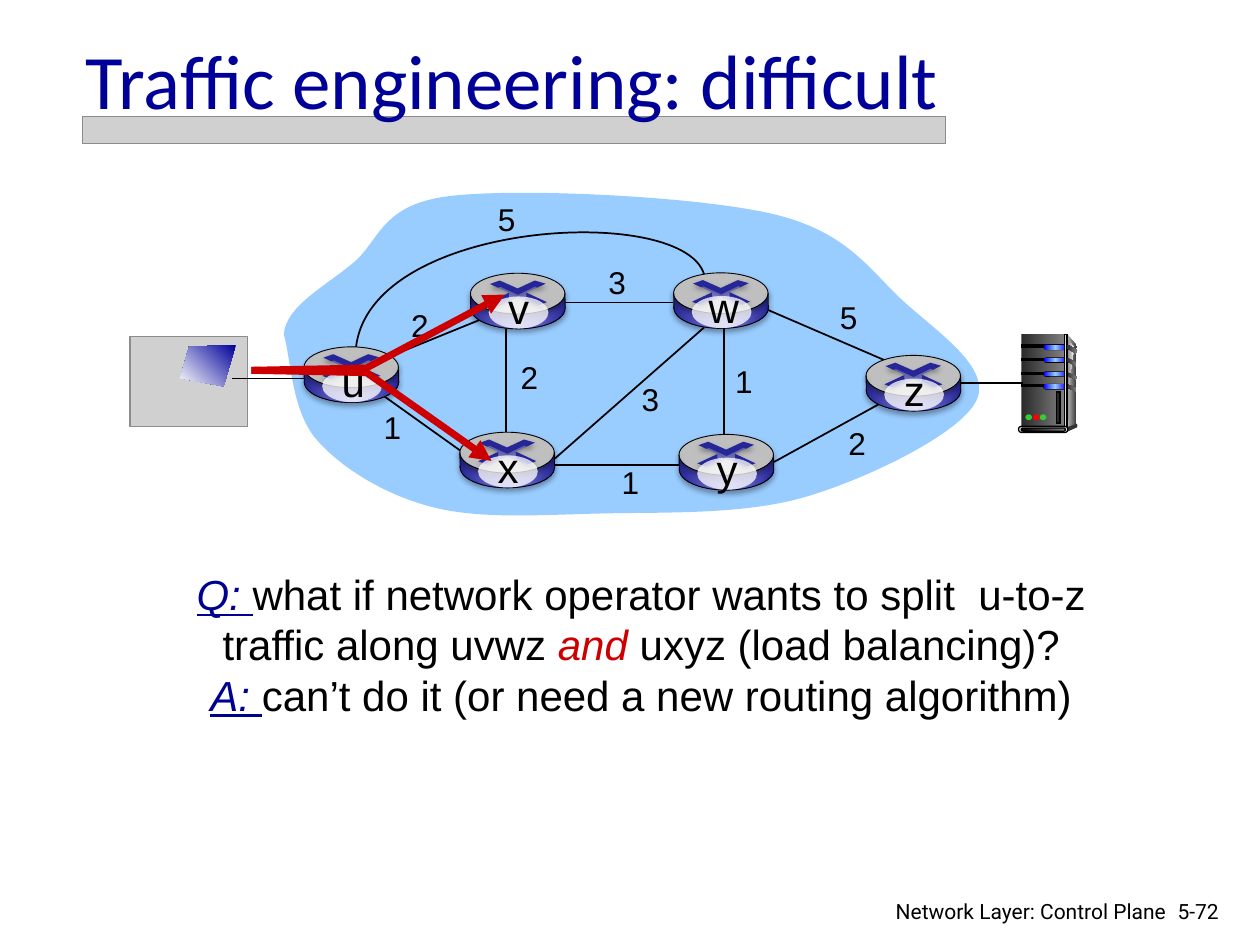
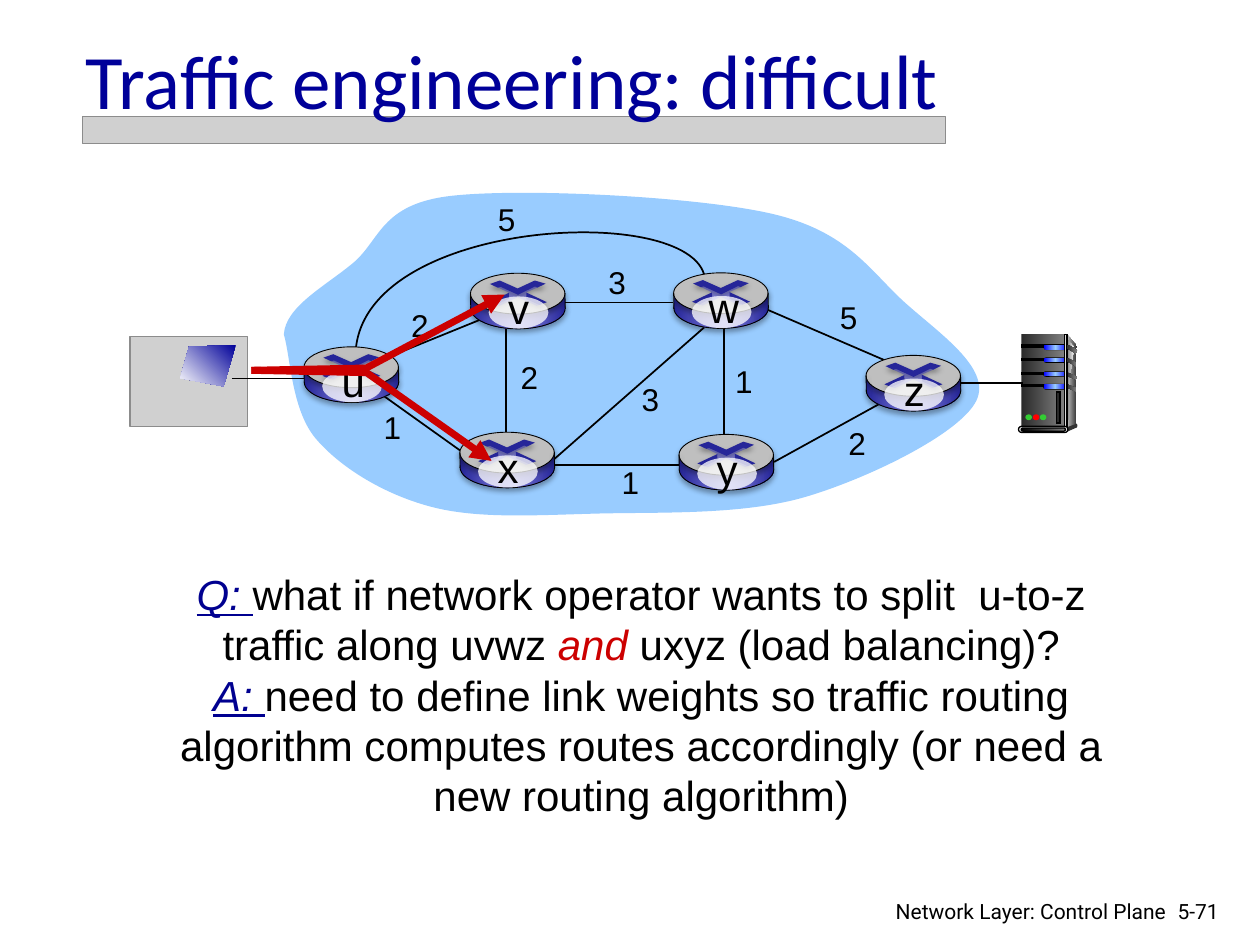
Before and after one commit to zhaoymbuffalo/CSE489-589, a slide deck: slide 71 of Ch5-summer-19.pptx (slide 72 before the commit). Drawn at 1260x945 pixels with LibreOffice and Linux fonts; fonts in the diff are those of the drawing; grey boxes stand for pictures. Boxes give left, top, right and bottom in pixels: in the first picture for what was removed or moved away, otherwise in the second. Text is boxed around its words. In the diff, an @@ line names an element or a change of style, - is before the commit and + after.

```diff
--- a/Ch5-summer-19.pptx
+++ b/Ch5-summer-19.pptx
@@ text at (180, 680, 1102, 820): text changed @@
-A: can’t do it (or need a new routing algorithm)
+A: need to define link weights so traffic routing algorithm computes routes accordingly (or need a new routing algorithm)
@@ page number at (1178, 904, 1219, 920): text changed @@
-5-72
+5-71
```
Also in this commit, not shown: 3 other slides changed, 1 slide removed.
